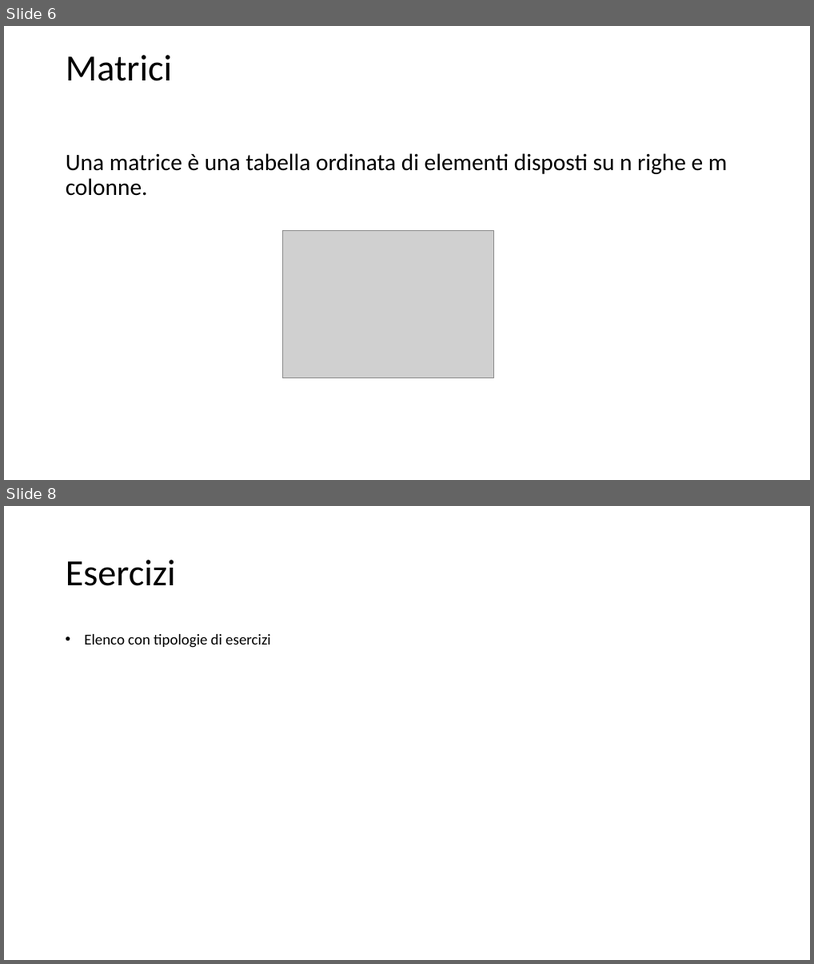
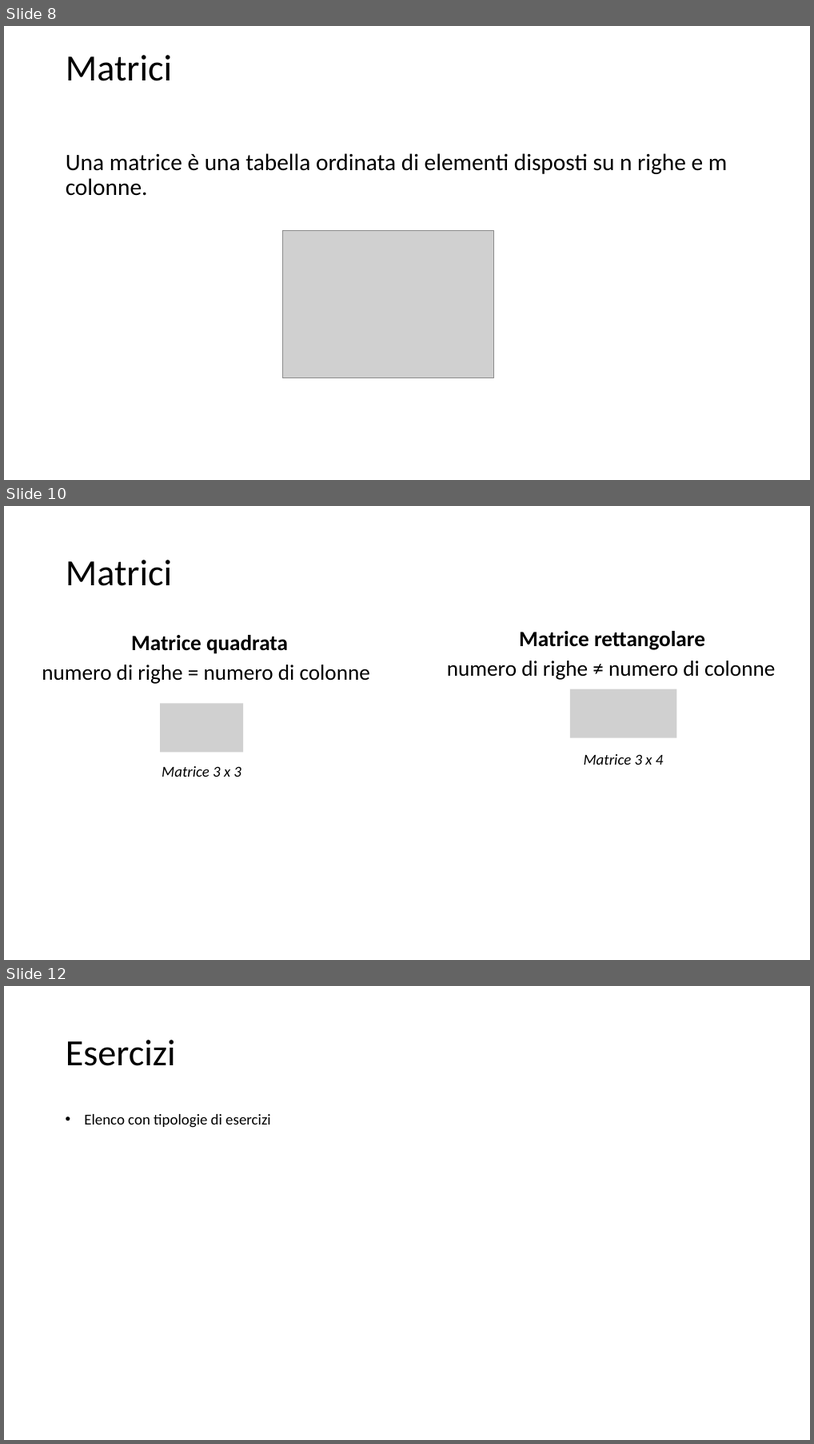
Before and after one commit to matteodelv/GaussLinearSystems, a slide deck: Presentazione.pptx. Shown one above the other, each under a label of ours: slides 6 and 8 before the commit, slides 8, 10 and 12 after it; the slides between them are not shown. The pictures are 814x964 and 814x1444 pixels, drawn with LibreOffice and Linux fonts; fonts in the diff are those of the drawing; grey boxes stand for pictures. Boxes give left, top, right and bottom in pixels: in the first picture for what was removed or moved away, otherwise in the second. Text is boxed around its words. In the diff, an @@ line names an element or a change of style, - is before the commit and + after.

```diff
--- a/Presentazione.pptx
+++ b/Presentazione.pptx
@@ slide 10 added at <box>4,506,810,960</box>, background #FFFFFF @@
@@ title added at <box>66,560,172,586</box>, 44 pt, text #000000 @@
+Matrici
@@ text added at <box>42,635,370,684</box>, 25.9 pt, text #000000 @@
+Matrice quadrata
+numero di righe = numero di colonne
@@ text added at <box>447,631,775,680</box>, 25.9 pt, text #000000 @@
+Matrice rettangolare
+numero di righe ≠ numero di colonne
@@ picture added at <box>570,688,678,738</box> @@
@@ picture added at <box>160,704,243,752</box> @@
@@ text added at <box>162,766,242,776</box>, 18 pt, text #000000, italic @@
+Matrice 3 x 3
@@ text added at <box>584,754,664,764</box>, 18 pt, text #000000, italic @@
+Matrice 3 x 4
@@ what was slide 6 is now slide 8 @@
@@ what was slide 8 is now slide 12 @@
```
Also in this commit, not shown: 2 slides changed, 5 other slides added, 2 slides removed.
